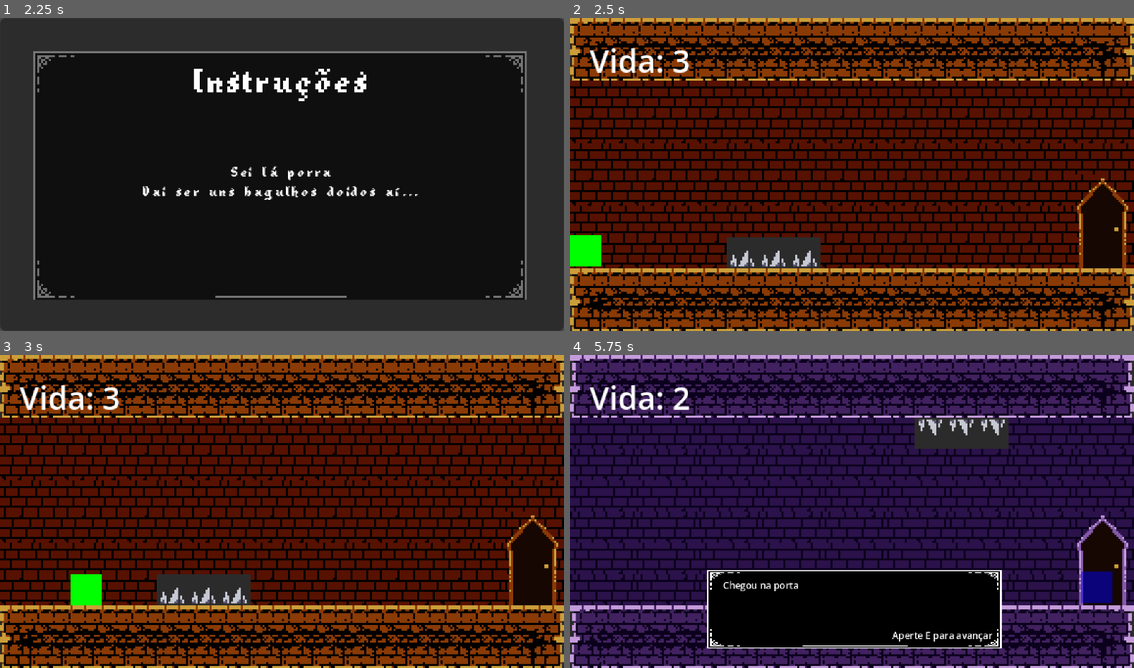
Above: before the commit, frames 1-4 (two rows, left to right).
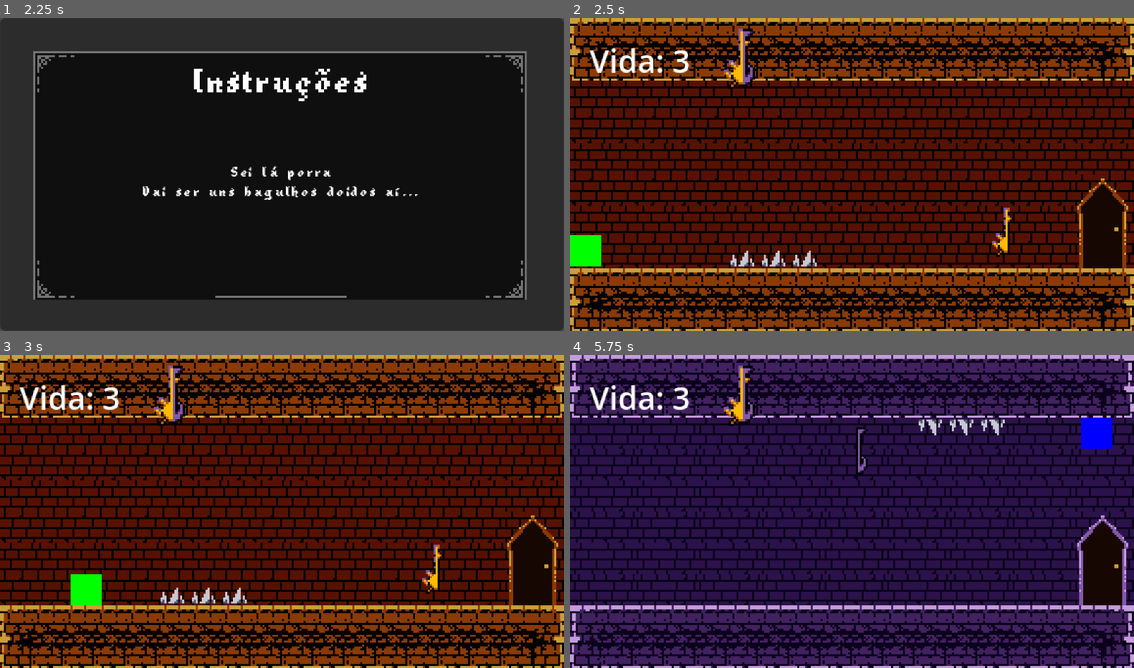
Above: after the commit, the same moments.

Repository: ygcs796/jogo-gamejam-djuff
Game: Godot game, scene res://cenarios/title_screen.tscn
Two runs of this game, one before a commit and one after it. Both use one fixed random seed, a clock stepped at 60 frames per second and the inputs below.
Inputs:
- Up to frame 1 (2.25 s): tap Enter (ui_accept) at 0.5, 0.77, 0.8, 1.07, 1.25, 1.35, 1.52, 1.82, 2 s; hold E (ui_dialog) 0.53-1.28 s; hold Right (ui_right) 0.53-2.03 s; tap E (ui_dialog) at 1.55 s; hold Left (ui_left) from 2.03 s (still down); hold Shift (swap) from 2.03 s (still down)
- Up to frame 2 (2.5 s): keep holding Left (ui_left); keep holding Shift (swap); tap Enter (ui_accept) at 2.3 s
- Up to frame 3 (3 s): release Left (ui_left) at 2.78 s; release Shift (swap) at 2.78 s; hold Right (ui_right) from 2.78 s (still down); tap E (ui_dialog) at 2.85 s
- Up to frame 4 (5.75 s): tap Enter (ui_accept) at 3.02, 3.32, 3.77, 3.8, 4.07, 4.35, 4.52, 4.82, 5.3 s; hold E (ui_dialog) 3.53-4.28 s; release Right (ui_right) at 4.28 s; hold Left (ui_left) 4.28-5.03 s; tap E (ui_dialog) at 4.55, 5 s; hold Right (ui_right) from 5.03 s (still down); hold Shift (swap) from 5.03 s (still down)

Frame 1 is identical in both runs. In frame 2, 2.3% of the frame differs, in the area x 0-100%, y 1-100%; in frame 3, 2.3%; in frame 4, 17%.

Commit message:
Chaves
Já implementei as chaves de Umbra e Lumina e o player já pode pegar elas (isso vai ser contabilizado). O diálogo da porta fechada e aberta já tá funcionando também. Transformei o Player em um nó global também

Diff:
--- a/cenarios/fase_1.tscn
+++ b/cenarios/fase_1.tscn
@@ -1,13 +1,16 @@
 [gd_scene format=4 uid="uid://dgnum5uxvw7d7"]
 
-[ext_resource type="Texture2D" uid="uid://dku0c716pquhq" path="res://assets/world_tileset.png" id="1_0n3lb"]
+[ext_resource type="Texture2D" uid="uid://c5uoy4vqxjh14" path="res://assets/world_tileset.png" id="1_0n3lb"]
 [ext_resource type="Script" uid="uid://b1sxhxdpbwxmd" path="res://scripts/fase_1.gd" id="1_i6waj"]
 [ext_resource type="PackedScene" uid="uid://628fsmx80kdj" path="res://elementos/player.tscn" id="2_phr1u"]
-[ext_resource type="Texture2D" uid="uid://f35msw544n6u" path="res://assets/tilesets.png" id="3_ihjcd"]
+[ext_resource type="Texture2D" uid="uid://cuaac6rg05gkt" path="res://assets/tilesets.png" id="3_ihjcd"]
+[ext_resource type="PackedScene" uid="uid://6dotxprxygkg" path="res://elementos/chave_lumina.tscn" id="4_gnwi0"]
 [ext_resource type="PackedScene" uid="uid://cks3c0sqqsb6j" path="res://elementos/espinhos.tscn" id="4_ju6b6"]
 [ext_resource type="PackedScene" uid="uid://ir02wvlyk11o" path="res://elementos/barreiras_limites.tscn" id="5_4qjci"]
 [ext_resource type="PackedScene" uid="uid://du24hh5b5m1nb" path="res://elementos/porta.tscn" id="5_ldx8k"]
+[ext_resource type="PackedScene" uid="uid://d0kxvarubijo5" path="res://elementos/chave_umbra.tscn" id="7_1i1yv"]
 [ext_resource type="PackedScene" uid="uid://by1u6n52ihwbr" path="res://elementos/dialogo.tscn" id="8_0i7hw"]
+[ext_resource type="Texture2D" uid="uid://cdb07vgsn3mmk" path="res://assets/chave.png" id="11_cg0uh"]
 
 [sub_resource type="TileSetAtlasSource" id="TileSetAtlasSource_ldx8k"]
 texture = ExtResource("3_ihjcd")
@@ -484,6 +487,10 @@
 physics_layer_0/collision_layer = 1
 sources/0 = SubResource("TileSetAtlasSource_0i7hw")
 
+[sub_resource type="AtlasTexture" id="AtlasTexture_abt3h"]
+atlas = ExtResource("11_cg0uh")
+region = Rect2(1, 0, 13, 26)
+
 [node name="fase_1" type="Node2D" unique_id=1620028991]
 script = ExtResource("1_i6waj")
 
@@ -498,6 +505,9 @@
 tile_map_data = PackedByteArray("AAABAAgAAAABAAAAAAACAAgAAAABAAAAAAADAAgAAAABAAAAAAAEAAgAAAABAAAAAAAFAAgAAAABAAAAAAAGAA …(1216 unchanged characters)…
 tile_set = SubResource("TileSet_gnwi0")
 
+[node name="chave_lumina" parent="cenario1" unique_id=185331976 instance=ExtResource("4_gnwi0")]
+position = Vector2(221, 109)
+
 [node name="espinhos" parent="cenario1" unique_id=2105898207 instance=ExtResource("4_ju6b6")]
 position = Vector2(88, 120)
 
@@ -528,6 +538,9 @@
 
 [node name="espinhos4" parent="cenario2" unique_id=1476316411 instance=ExtResource("4_ju6b6")]
 position = Vector2(200, 40)
+
+[node name="chave_umbra" parent="cenario2" unique_id=2036799474 instance=ExtResource("7_1i1yv")]
+position = Vector2(149, 49)
 
 [node name="porta" parent="." unique_id=375235191 instance=ExtResource("5_ldx8k")]
 position = Vector2(273, 112)
@@ -544,10 +557,20 @@
 text = "Vida: 3"
 
 [node name="dialogo" parent="." unique_id=1395224464 instance=ExtResource("8_0i7hw")]
+visible = false
 offset_left = 144.0
 offset_top = 160.0
 offset_right = 144.0
 offset_bottom = 160.0
 
+[node name="simbolo_chave" type="TextureRect" parent="." unique_id=682976552]
+offset_left = 78.0
+offset_top = 4.0
+offset_right = 95.0
+offset_bottom = 36.74074
+texture = SubResource("AtlasTexture_abt3h")
+stretch_mode = 5
+
 [connection signal="chegou_na_porta" from="porta" to="." method="_on_porta_chegou_na_porta"]
 [connection signal="tomou_dano" from="Player" to="." method="_on_player_tomou_dano"]
+[connection signal="dialog_finished" from="dialogo" to="." method="_on_dialogo_dialog_finished"]
--- /dev/null
+++ b/elementos/chave_lumina.tscn
@@ -0,0 +1,21 @@
+[gd_scene format=3 uid="uid://6dotxprxygkg"]
+
+[ext_resource type="Script" uid="uid://bf3eisdccfkhs" path="res://scripts/chave_lumina.gd" id="1_fm62m"]
+[ext_resource type="Texture2D" uid="uid://cdb07vgsn3mmk" path="res://assets/chave.png" id="1_naxam"]
+
+[sub_resource type="AtlasTexture" id="AtlasTexture_fm62m"]
+atlas = ExtResource("1_naxam")
+region = Rect2(15, 0, 11, 26)
+
+[sub_resource type="RectangleShape2D" id="RectangleShape2D_juwki"]
+size = Vector2(8, 22)
+
+[node name="chave_lumina" type="Area2D" unique_id=185331976]
+script = ExtResource("1_fm62m")
+
+[node name="Sprite2D" type="Sprite2D" parent="." unique_id=943297933]
+texture = SubResource("AtlasTexture_fm62m")
+
+[node name="CollisionShape2D" type="CollisionShape2D" parent="." unique_id=1282083723]
+position = Vector2(0, 1)
+shape = SubResource("RectangleShape2D_juwki")
--- /dev/null
+++ b/elementos/chave_umbra.tscn
@@ -0,0 +1,20 @@
+[gd_scene format=3 uid="uid://d0kxvarubijo5"]
+
+[ext_resource type="Script" uid="uid://c4dsuwwppk3rw" path="res://scripts/chave_umbra.gd" id="1_8emvv"]
+[ext_resource type="Texture2D" uid="uid://cdb07vgsn3mmk" path="res://assets/chave.png" id="1_u48lc"]
+
+[sub_resource type="AtlasTexture" id="AtlasTexture_8emvv"]
+atlas = ExtResource("1_u48lc")
+region = Rect2(26, 0, 8, 26)
+
+[sub_resource type="RectangleShape2D" id="RectangleShape2D_h7khl"]
+size = Vector2(6, 24)
+
+[node name="chave_umbra" type="Area2D" unique_id=2036799474]
+script = ExtResource("1_8emvv")
+
+[node name="Sprite2D" type="Sprite2D" parent="." unique_id=1424677825]
+texture = SubResource("AtlasTexture_8emvv")
+
+[node name="CollisionShape2D" type="CollisionShape2D" parent="." unique_id=472544436]
+shape = SubResource("RectangleShape2D_h7khl")
--- a/elementos/dialogo.tscn
+++ b/elementos/dialogo.tscn
@@ -40,11 +40,12 @@
 offset_left = 10.0
 offset_top = 5.0
 offset_right = -10.0
-offset_bottom = -5.0
+offset_bottom = -13.75
 grow_horizontal = 2
 grow_vertical = 2
 theme_override_font_sizes/font_size = 6
 text = "Algum texto aqui"
+autowrap_mode = 3
 
 [node name="continue_text" type="Label" parent="TextureRect" unique_id=1136392884]
 layout_mode = 1
--- a/project.godot
+++ b/project.godot
@@ -15,6 +15,10 @@
 config/features=PackedStringArray("4.6", "Mobile")
 config/icon="res://icon.svg"
 run/size/mode=0
+
+[autoload]
+
+Player="*uid://628fsmx80kdj"
 
 [display]
 
--- /dev/null
+++ b/scripts/chave_lumina.gd
@@ -0,0 +1,11 @@
+extends Area2D
+
+
+# Called when the node enters the scene tree for the first time.
+func _ready():
+	body_entered.connect(_on_body_entered)
+
+func _on_body_entered(body: Node2D):
+	if body.is_in_group("player"):
+		Player.qtde_chaves += 1
+		queue_free()
--- /dev/null
+++ b/scripts/chave_umbra.gd
@@ -0,0 +1,9 @@
+extends Area2D
+
+func _ready():
+	body_entered.connect(_on_body_entered)
+
+func _on_body_entered(body: Node2D):
+	if body.is_in_group("player"):
+		Player.qtde_chaves += 1
+		queue_free()
--- a/scripts/dialogo.gd
+++ b/scripts/dialogo.gd
@@ -27,4 +27,5 @@
 			_show_page(pages[current_page])
 		else:
 			visible = false
+			Player.set_physics_process(true) # destravando o player
 			emit_signal("dialog_finished")
--- a/scripts/fase_1.gd
+++ b/scripts/fase_1.gd
@@ -33,7 +33,14 @@
 
 
 func _on_porta_chegou_na_porta() -> void:
-	$dialogo.show_dialog([
-		"Chegou na porta"
-	])
-	pass # Replace with function body.
+	if Player.qtde_chaves < 2:
+		$dialogo.show_dialog([
+			"Por trás desta porta de madeira revestida de tom marrom mogno, existe uma magnificência a ser explorada. Este lugar de aventura está perfeito para começar.",
+			"Entretanto, toda jornada exige a chave que lhe dá origem."
+		])
+	else:
+		$dialogo.show_dialog([
+			"A porta que antes era como olhos fechados agora se abre, mas aqui, o que você enxerga não está à sua frente.",
+			"Está acima. O mundo se inverteu, e a magnificência que existe do outro lado te olha de cabeça pra baixo.",
+			"Toda jornada exige a chave que lhe dá origem. Em Umbra, ela também é outra…"
+		])
--- a/scripts/player.gd
+++ b/scripts/player.gd
@@ -7,7 +7,7 @@
 
 # costantes
 const SPEED = 180.0
-const JUMP_VELOCITY = 400.0
+const JUMP_VELOCITY = 300.0
 const KNOCKBACK_FORCE = 400.0
 const MAX_HEALTH = 3
 
@@ -19,6 +19,7 @@
 var is_invincible: bool = false
 var gravity: float = ProjectSettings.get_setting("physics/2d/default_gravity")
 signal tomou_dano
+var qtde_chaves: int = 0
 
 func _ready():
 	_apply_state()
Binary file added: assets/barra_de_vida_do_shift.png
Binary file added: assets/chave.png
Binary file changed: assets/tilesets.png
Not shown: 1 places in elementos/dialogo.tscn that only renumber resources
Not shown, added: scripts/chave_lumina.gd.uid
Not shown, added: scripts/chave_umbra.gd.uid
